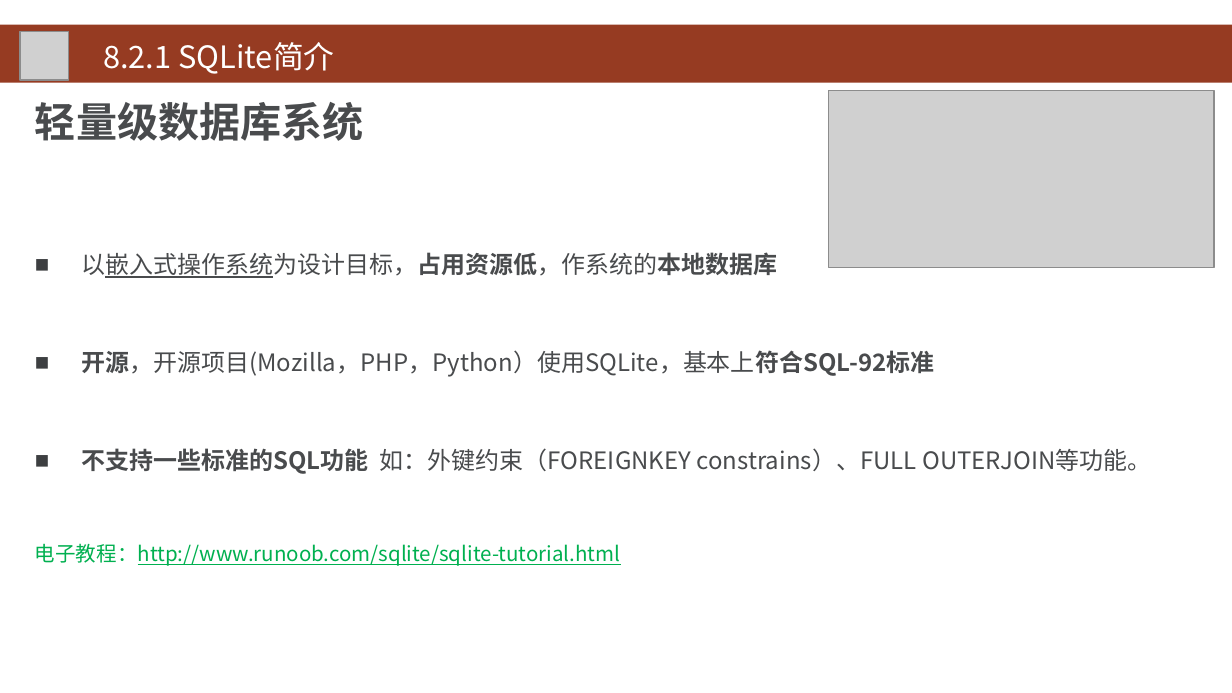
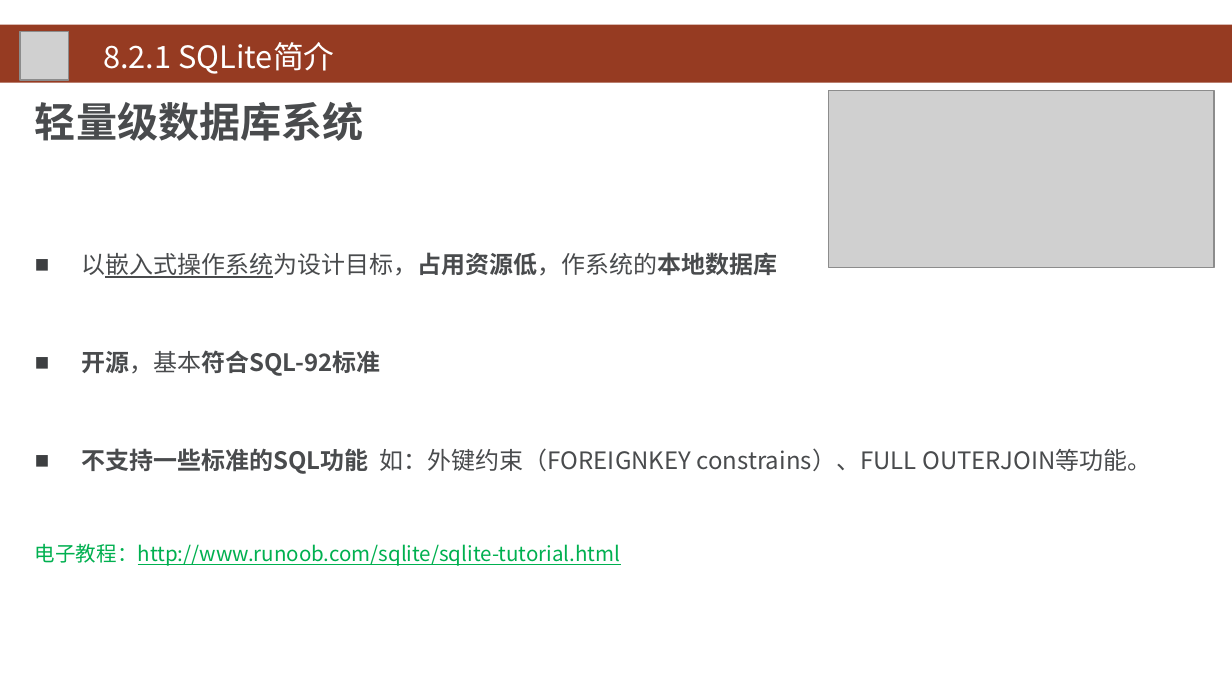
Before and after one commit to HBU/Android-PPT, a slide deck: slide 16 of 08.0 -- 数据存储 -- 第08章.ppt (slide 17 before the commit). Drawn at 1232x693 pixels with LibreOffice and Linux fonts; fonts in the diff are those of the drawing; grey boxes stand for pictures; background and template pictures are left out. Boxes give left, top, right and bottom in pixels: in the first picture for what was removed or moved away, otherwise in the second. Text is boxed around its words. In the diff, an @@ line names an element or a change of style, - is before the commit and + after.

```diff
--- a/08.0 -- 数据存储 -- 第08章.ppt
+++ b/08.0 -- 数据存储 -- 第08章.ppt
@@ text at (x1=81, y1=350, x2=380, y2=376): text changed; bold on @@
-■ 开源，开源项目(Mozilla，PHP，Python）使用SQLite，基本上符合SQL-92标准
+■ 开源，基本符合SQL-92标准
```
Also in this commit, not shown: 10 other slides changed, 1 slide removed.
